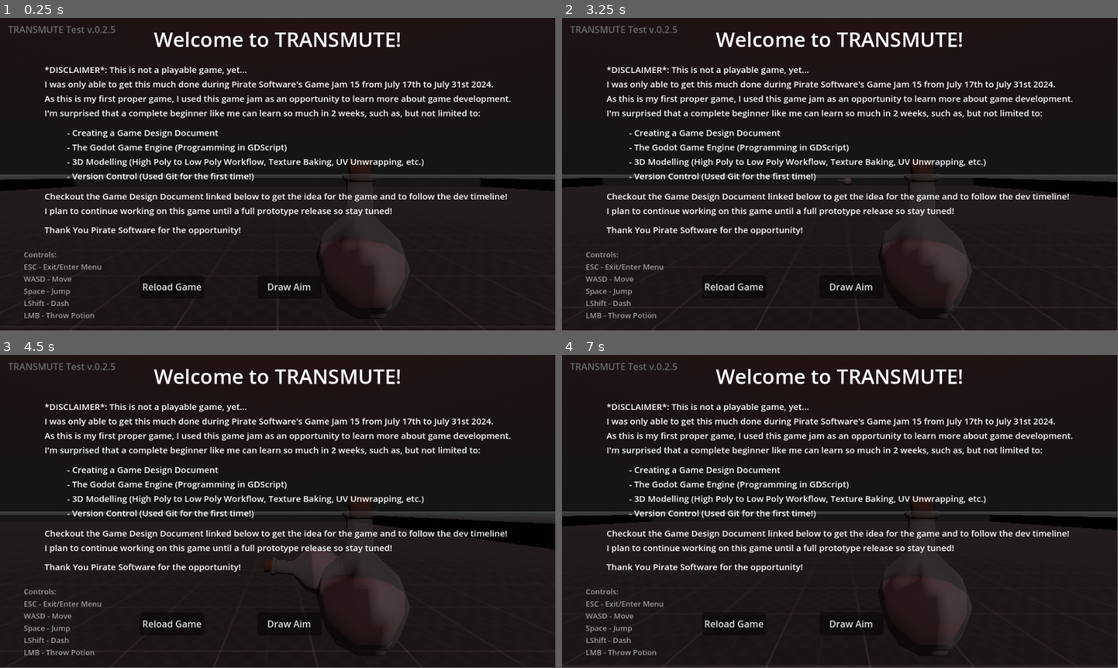
Above: before the commit, frames 1-4 (two rows, left to right).
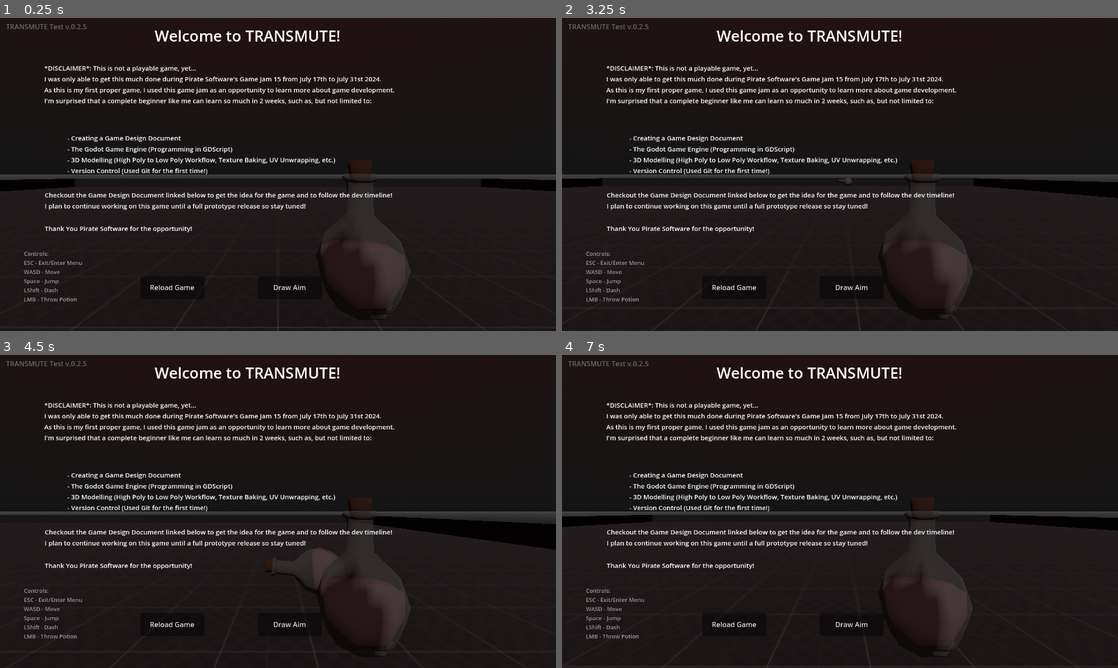
Above: after the commit, the same moments.

Repository: Molflyn/TRANSMUTE
Game: Godot game, scene res://Scenes/Main.tscn
The game is run twice, just before and just after one commit, with the same random seed, the same clock (stepped at 60 frames per second) and the same inputs.
Inputs (mouse positions are in pixels of both pictures, inside the frame that each line leads up to):
- Up to frame 1 (0.25 s): no input
- Up to frame 2 (3.25 s): click "Draw Aim" at 0.5 s; click "Reload Game" at 1.25 s; tap Enter at 2 s; move the mouse to (962, 158) at 2.02 s; hold D (move_right) 2.03-2.78 s; tap Shift (dash) at 2.1 s; tap Space (jump) at 2.27, 3.02 s; move the mouse to (728, 190) at 2.77 s; hold S (move_back) from 2.78 s (still down); click (728, 190) at 2.85 s
- Up to frame 3 (4.5 s): tap Space (jump) at 3.5 s; move the mouse to (333, 442) at 3.52 s; release S (move_back) at 3.53 s; hold D (move_right) 3.53-4.28 s; tap Shift (dash) at 3.6 s; move the mouse to (250, 574) at 4.27 s; hold W (move_forward) from 4.28 s (still down); click (250, 574) at 4.35 s
- Up to frame 4 (7 s): tap Space (jump) at 4.52, 5.27, 6.02 s; move the mouse to (1006, 558) at 5.02 s; release W (move_forward) at 5.03 s; hold A (move_left) 5.03-6.53 s; tap Shift (dash) at 5.1, 6.6 s; move the mouse to (673, 464) at 5.77 s; click (673, 464) at 5.85 s; move the mouse to (867, 511) at 6.52 s; hold S (move_back) from 6.53 s (still down)
In our replay, the window is 799x449 before the commit and 800x450 after it. These sizes can differ from the game's own. Grey fills any space a smaller window leaves; there, only what the larger window draws over its background counts as a difference.

The runs differ from the first frame. In frame 1, 12% of the frame differs, in the area x 0-100%, y 2-99%; in frame 2, 12%; in frame 3, 12%; in frame 4, 12%, in the area x 0-100%, y 2-100%.

Commit message:
Updated Viewport Resolutions to work with Itch.io

Diff:
--- a/project.godot
+++ b/project.godot
@@ -21,8 +21,8 @@
 
 [display]
 
-window/size/viewport_width=960
-window/size/viewport_height=540
+window/size/viewport_width=1280
+window/size/viewport_height=720
 window/vsync/vsync_mode=0
 
 [input]
Not shown, added: Exports/TRANSMUTE v0.2.5.zip
